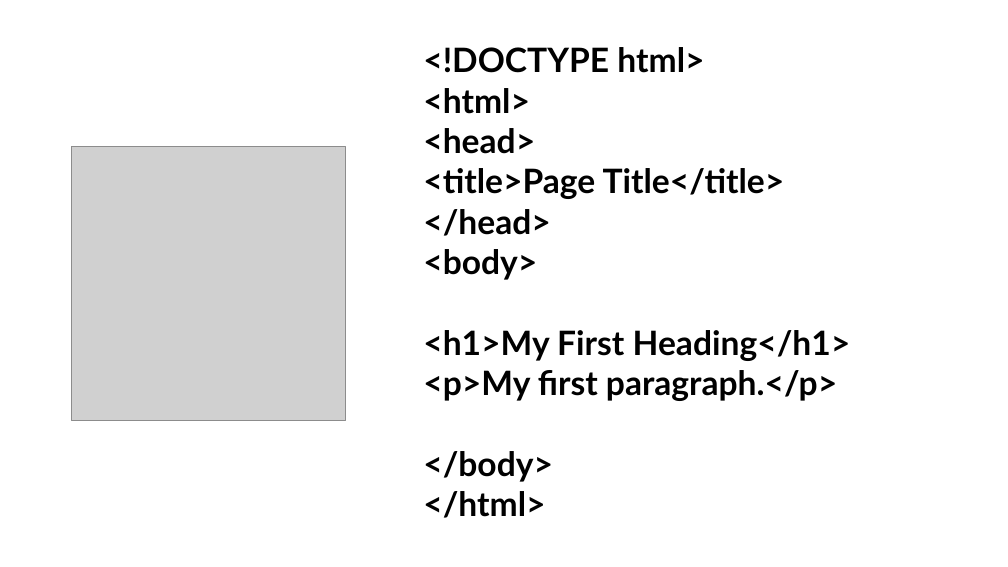
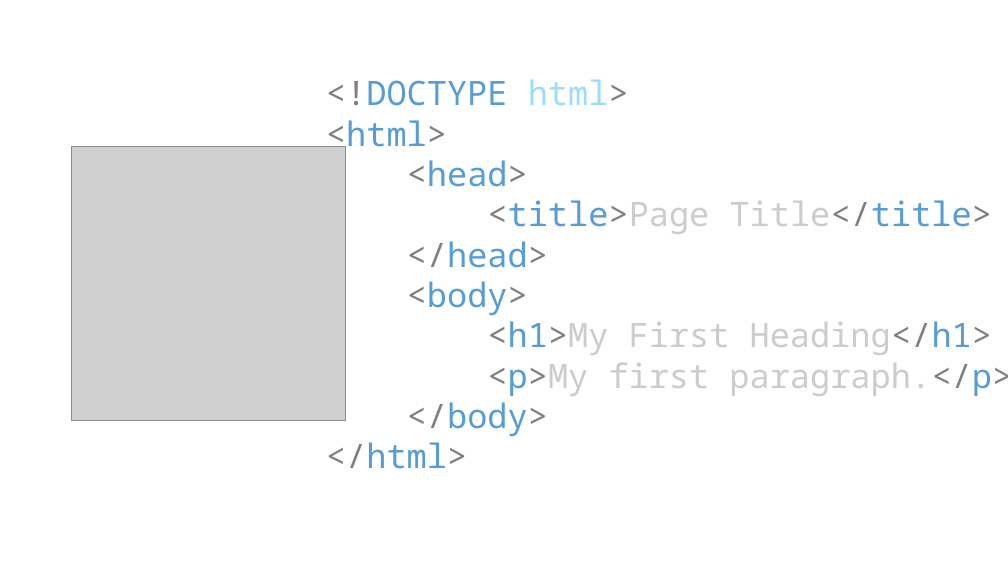
Before and after one commit to LykheangPeng/KHWebDesign101, a slide deck: slide 4 of Slide/Web Design 2.pptx. Drawn at 1008x567 pixels with LibreOffice and Linux fonts; fonts in the diff are those of the drawing; grey boxes stand for pictures. Boxes give left, top, right and bottom in pixels: in the first picture for what was removed or moved away, otherwise in the second. Text is boxed around its words. In the diff, an @@ line names an element or a change of style, - is before the commit and + after.

```diff
--- a/Slide/Web Design 2.pptx
+++ b/Slide/Web Design 2.pptx
@@ text "<!DOCTYPE html>": place and size @@
-text "<!DOCTYPE html>" at (423,47,851,518)
+text "<!DOCTYPE html>" at (326,79,1008,469)
@@ text "<!DOCTYPE html>" at (326,79,1008,469): font Lato to Noto Sans Mono, bold off; text colour #000000 to #808080 in "<!DOCTYPE html>", "<html>", "<head>", "<title>Page Title</title>" and 6 more places; text colour #000000 to #569CD6 in "<!DOCTYPE", "<html>", "<head>", "<title>Page Title</title>" and 6 more places; text colour #000000 to #9CDCFE in "html>"; text colour #000000 to #CCCCCC in "<title>Page Title</title>", "<h1>My First Heading</h1>", "<p>My first paragraph.</p>" @@
```
Also in this commit, not shown: 5 other slides changed, 13 slides added, 4 other files.
